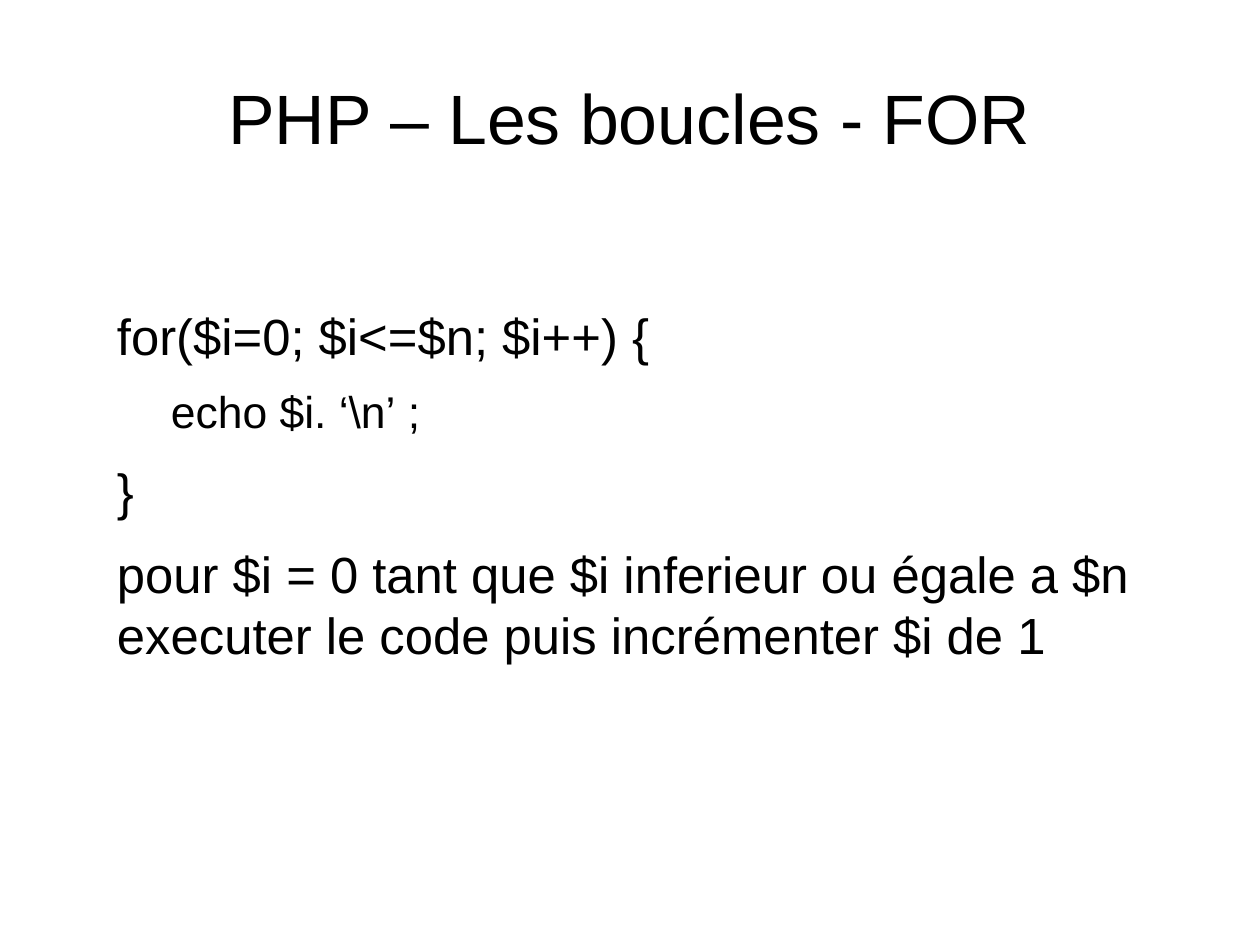
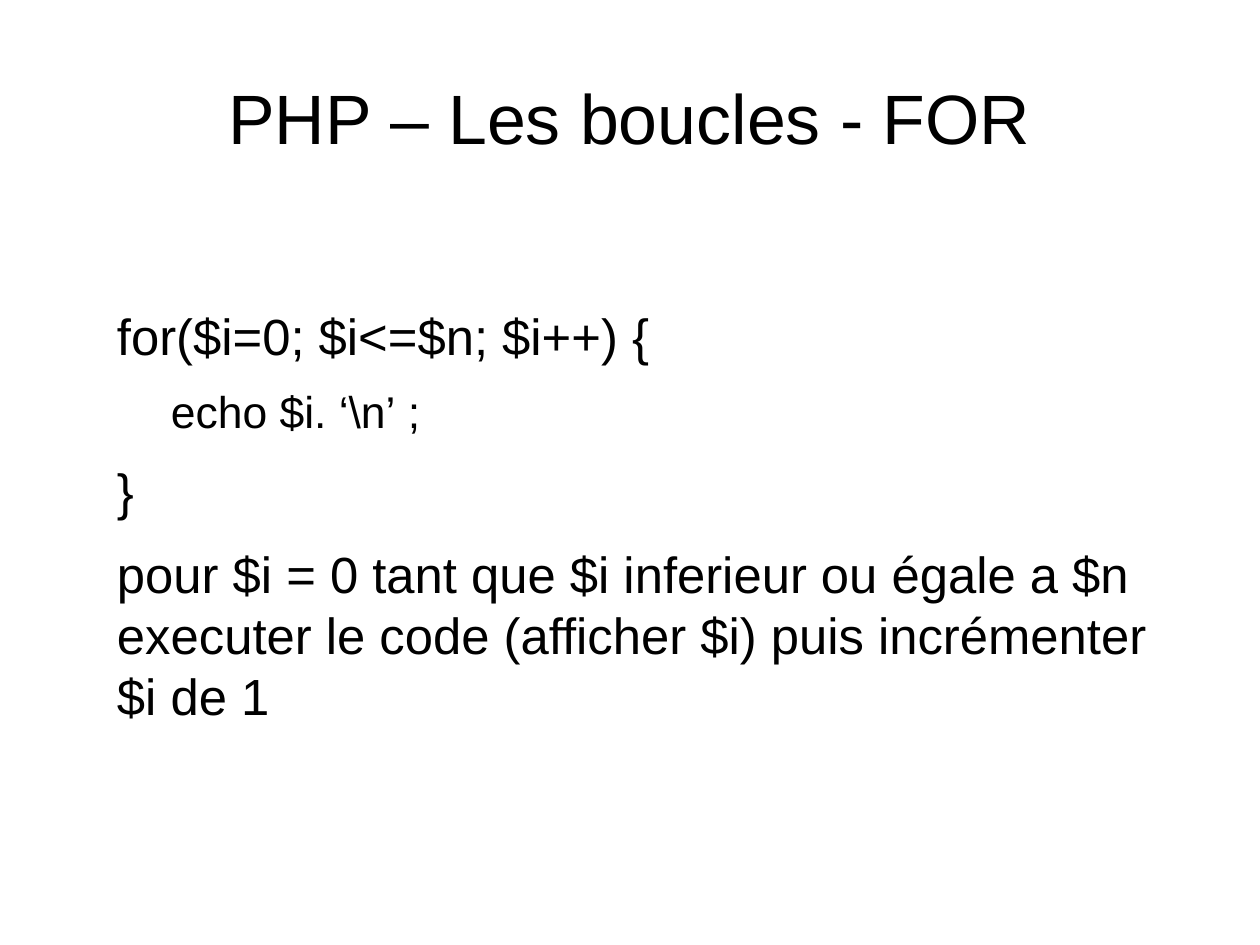
Before and after one commit to NicoM88/formation, a slide deck: slide 14 of PHP/formation.odp (slide 12 before the commit). Drawn at 1260x945 pixels with LibreOffice and Linux fonts; fonts in the diff are those of the drawing. Boxes give left, top, right and bottom in pixels: in the first picture for what was removed or moved away, otherwise in the second. Text is boxed around its words. In the diff, an @@ line names an element or a change of style, - is before the commit and + after.

```diff
--- a/PHP/formation.odp
+++ b/PHP/formation.odp
@@ text at (117, 555, 1146, 719): text changed @@
-pour $i = 0 tant que $i inferieur ou égale a $n executer le code puis incrémenter $i de 1
+pour $i = 0 tant que $i inferieur ou égale a $n executer le code (afficher $i) puis incrémenter $i de 1
```
Also in this commit, not shown: 9 other slides changed, 3 slides added, 1 other file.
